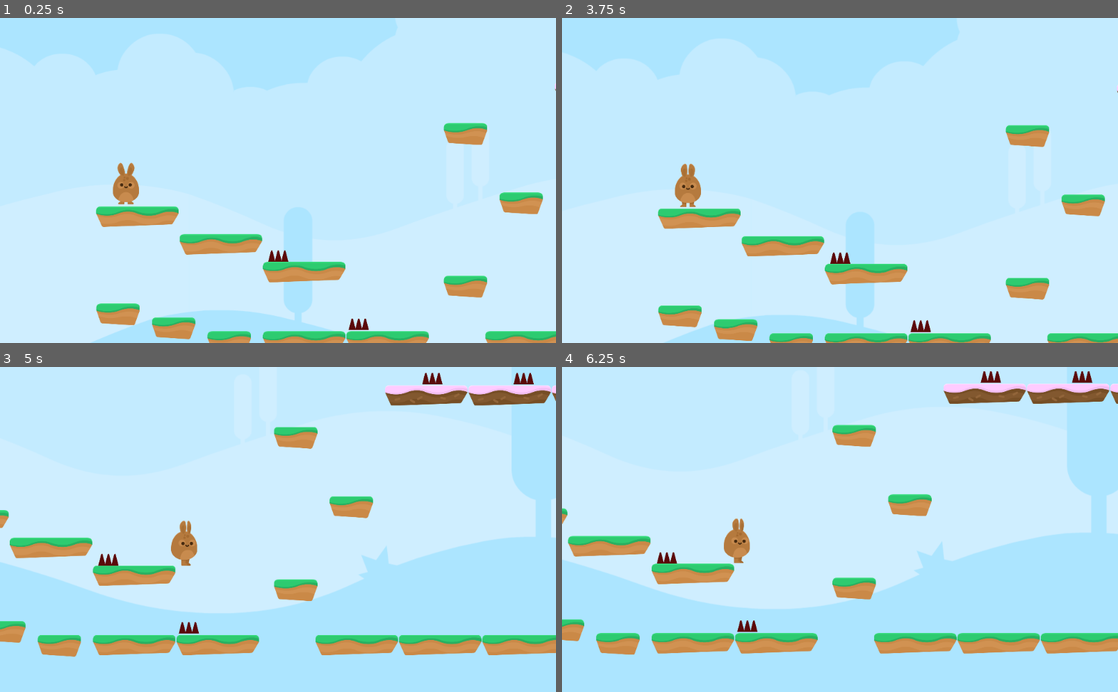
Above: before the commit, frames 1-4 (two rows, left to right).
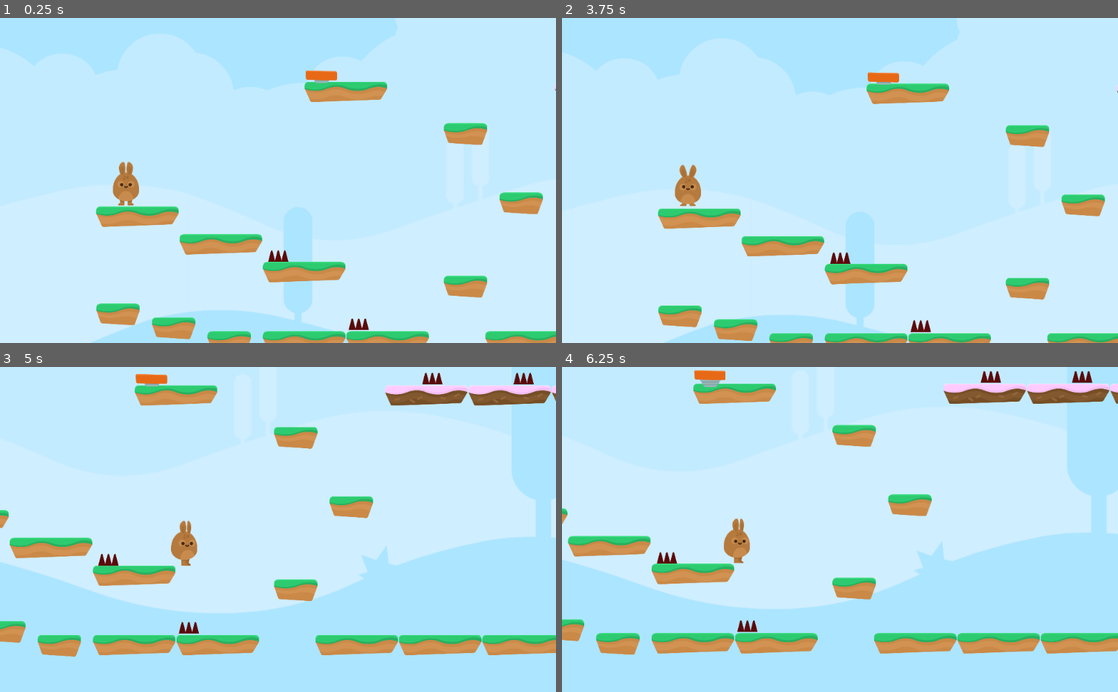
Above: after the commit, the same moments.

Repository: StudlySpud/Godot-Course
Game: Godot game, scene res://Scenes/Levels/Level1.tscn
The game is run twice, just before and just after one commit, with the same random seed, the same clock (stepped at 60 frames per second) and the same inputs.
Inputs (mouse positions are in pixels of both pictures, inside the frame that each line leads up to):
- Up to frame 1 (0.25 s): no input
- Up to frame 2 (3.75 s): hold D (right) 0.53-2.03 s; tap Space (jump) at 0.77, 1.52, 3.02 s; hold A (left) 2.03-2.78 s; hold D (right) 2.78-3.5 s; click (912, 226) at 3.5 s
- Up to frame 3 (5 s): hold D (right) from 4.28 s (still down); tap Space (jump) at 4.52 s
- Up to frame 4 (6.25 s): release D (right) at 5.03 s; hold A (left) 5.03-5.78 s; tap Space (jump) at 5.27 s; hold D (right) from 5.78 s (still down)

The runs differ from the first frame. In frame 1, 1.1% of the frame differs, in the area x 20-70%, y 16-58%; in frame 2, 1.2%, in the area x 20-70%, y 16-59%; in frame 3, 1.0%; in frame 4, 1.0%.

Commit message:
created jump pads, did a bit of level design

Diff:
--- /dev/null
+++ b/Hoppy Days/LevelElements/Items/SpringPad.gd
@@ -0,0 +1,8 @@
+extends Area2D
+
+
+
+func _on_SpringPad_body_entered(body):
+	$AnimationPlayer.play("boost")
+	if body.has_method("boost"):
+		body.boost()
--- /dev/null
+++ b/Hoppy Days/LevelElements/Items/SpringPad.tscn
@@ -0,0 +1,56 @@
+[gd_scene load_steps=8 format=2]
+
+[ext_resource path="res://LevelElements/Items/SpringPad.gd" type="Script" id=1]
+[ext_resource path="res://GFX/Items/spring.png" type="Texture" id=2]
+[ext_resource path="res://GFX/Items/spring_in.png" type="Texture" id=3]
+[ext_resource path="res://GFX/Items/spring_out.png" type="Texture" id=4]
+
+[sub_resource type="SpriteFrames" id=1]
+animations = [ {
+"frames": [ ExtResource( 2 ), ExtResource( 3 ) ],
+"loop": true,
+"name": "default",
+"speed": 2.0
+}, {
+"frames": [ ExtResource( 3 ), ExtResource( 4 ) ],
+"loop": false,
+"name": "boost",
+"speed": 5.0
+} ]
+
+[sub_resource type="RectangleShape2D" id=2]
+extents = Vector2( 71.6348, 37.708 )
+
+[sub_resource type="Animation" id=3]
+resource_name = "boost"
+length = 2.0
+tracks/0/type = "value"
+tracks/0/path = NodePath("AnimatedSprite:animation")
+tracks/0/interp = 1
+tracks/0/loop_wrap = true
+tracks/0/imported = false
+tracks/0/enabled = true
+tracks/0/keys = {
+"times": PoolRealArray( 0, 1, 1.1 ),
+"transitions": PoolRealArray( 1, 1, 1 ),
+"update": 1,
+"values": [ "boost", "boost", "default" ]
+}
+
+[node name="SpringPad" type="Area2D"]
+collision_layer = 8
+script = ExtResource( 1 )
+
+[node name="AnimatedSprite" type="AnimatedSprite" parent="."]
+position = Vector2( -0.418121, 0 )
+frames = SubResource( 1 )
+frame = 1
+playing = true
+
+[node name="CollisionShape2D" type="CollisionShape2D" parent="."]
+position = Vector2( 1.05409, 1.05408 )
+shape = SubResource( 2 )
+
+[node name="AnimationPlayer" type="AnimationPlayer" parent="."]
+anims/boost = SubResource( 3 )
+[connection signal="body_entered" from="." to="." method="_on_SpringPad_body_entered"]
--- a/Hoppy Days/Player/Player.gd
+++ b/Hoppy Days/Player/Player.gd
@@ -5,6 +5,7 @@
 const GRAVITY = 150
 const UP = Vector2(0,-1)
 const JUMP_SPEED = 2750
+const BOOST_MULTIPLIER = 1.6
 
 #When the player falls down to this Y absolute position, he is detected as fallen off the map
 const WORLD_MAX_FALL_LIMIT = 4000
@@ -60,3 +61,9 @@
 	lives -=1
 	if lives < 0:
 		end_game()
+
+func boost():
+	position.y-=GRAVITY
+	yield(get_tree(), "idle_frame")
+	motion.y =- (JUMP_SPEED*BOOST_MULTIPLIER)
+	$JumpSFX.play()
--- a/Hoppy Days/Player/Player.tscn
+++ b/Hoppy Days/Player/Player.tscn
@@ -15,7 +15,7 @@
 
 [node name="Player" type="KinematicBody2D"]
 position = Vector2( 506.28, 294.28 )
-collision_mask = 6
+collision_mask = 14
 script = ExtResource( 1 )
 __meta__ = {
 "_edit_group_": true
@@ -23,7 +23,6 @@
 
 [node name="PlayerAnimation" parent="." instance=ExtResource( 2 )]
 animation = "idle"
-frame = 1
 
 [node name="CollisionShape2D" type="CollisionShape2D" parent="."]
 shape = SubResource( 1 )
--- a/Hoppy Days/Scenes/Levels/GameOver.tscn
+++ b/Hoppy Days/Scenes/Levels/GameOver.tscn
@@ -73,6 +73,6 @@
 
 [node name="BGM" type="AudioStreamPlayer" parent="."]
 stream = ExtResource( 6 )
-volume_db = -10.0
+volume_db = -15.0
 autoplay = true
 [connection signal="pressed" from="CenterContainer/VBoxContainer/HBoxContainer/RestartButton" to="." method="_on_RestartButton_pressed"]
--- a/Hoppy Days/Scenes/Levels/Level1.tscn
+++ b/Hoppy Days/Scenes/Levels/Level1.tscn
@@ -1,9 +1,10 @@
-[gd_scene load_steps=5 format=2]
+[gd_scene load_steps=6 format=2]
 
 [ext_resource path="res://Player/Player.tscn" type="PackedScene" id=1]
 [ext_resource path="res://Scenes/Levels/Tileset.tres" type="TileSet" id=2]
 [ext_resource path="res://LevelElements/Hazards/SpikeTop.tscn" type="PackedScene" id=3]
-[ext_resource path="res://SFX/Summer_Park.ogg" type="AudioStream" id=4]
+[ext_resource path="res://LevelElements/Items/SpringPad.tscn" type="PackedScene" id=4]
+[ext_resource path="res://SFX/Summer_Park.ogg" type="AudioStream" id=5]
 
 [node name="Level1" type="Node2D"]
 
@@ -14,10 +15,9 @@
 tile_set = ExtResource( 2 )
 collision_layer = 2
 format = 1
-tile_data = PoolIntArray( -393191, 0, 0, -393185, 0, 0, -393179, 0, 0, -393173, 0, 0, -393162, 0, 0, -327572, 0, 0, -262067, 0, 0, -262024, 1, 0, -196591, 3, 0, -196516, 0, 0, -65476, 0, 0, 104, 1, 0, 65610, 1, 0, 131093, 3, 0, 262136, 2, 0, 196731, 0, 0, 196737, 0, 0, 196743, 0, 0, 196749, 0, 0, 262225, 0, 0, 393214, 2, 0, 327797, 1, 0, 458756, 2, 0, 458820, 0, 0, 458844, 1, 0, 458845, 1, 0, 458863, 1, 0, 524305, 3, 0, 589926, 0, 0, 720888, 3, 0, 786428, 3, 0, 786432, …(226 unchanged characters)…
+tile_data = PoolIntArray( -1179654, 2, 0, -1245184, 2, 0, -1179581, 0, 0, -1179561, 0, 0, -1114039, 1, 0, -1114029, 1, 0, -1048481, 1, 0, -917403, 1, 0, -786327, 0, 0, -786321, 0, 0, -393209, 2, 0, -393191, 0, 0, -393185, 0, 0, -393179, 0, 0, -393173, 0, 0, -393162, 0, 0, -327572, 0, 0, -262067, 0, 0, -262024, 1, 0, -196591, 3, 0, -196516, 0, 0, -65476, 0, 0, 104, 1, 0, 65610, 1, 0, 131093, 3, 0, 262136, 2, 0, 196686, 0, 0, 196731, 0, 0, 196737, 0, 0, 196743, 0, 0, 196749, 0, 0, 393214, 2, 0, 327765, 0, 0, 327797, 1, 0, 458756, 2, 0, 458820, 0, 0, 458844, 1, 0, 458845, 1, 0, 458850, 0, 0, 458856, 0, 0, 458863, 1, 0, 524305, 3, 0, 720888, 3, 0, 786428, 3, 0, 786432, …(226 unchanged characters)…
 
 [node name="Hazards" type="Node" parent="."]
-editor/display_folded = true
 
 [node name="SpikeTop" parent="Hazards" instance=ExtResource( 3 )]
 position = Vector2( 326.623, 421.357 )
@@ -38,7 +38,10 @@
 position = Vector2( 2668, -415.163 )
 
 [node name="SpikeTop7" parent="Hazards" instance=ExtResource( 3 )]
-position = Vector2( 5124.36, -289.323 )
+position = Vector2( 4958.92, -282.848 )
+
+[node name="SpikeTop11" parent="Hazards" instance=ExtResource( 3 )]
+position = Vector2( 5279.1, -284.206 )
 
 [node name="SpikeTop8" parent="Hazards" instance=ExtResource( 3 )]
 position = Vector2( 6091.04, -220.683 )
@@ -49,7 +52,18 @@
 [node name="SpikeTop10" parent="Hazards" instance=ExtResource( 3 )]
 position = Vector2( 8070.17, 162.558 )
 
+[node name="Items" type="Node" parent="."]
+
+[node name="SpringPad" parent="Items" instance=ExtResource( 4 )]
+position = Vector2( 524.592, -407.571 )
+
+[node name="SpringPad2" parent="Items" instance=ExtResource( 4 )]
+position = Vector2( 4549.9, 413.146 )
+
+[node name="SpringPad3" parent="Items" instance=ExtResource( 4 )]
+position = Vector2( 5117.57, -290.514 )
+
 [node name="BGM" type="AudioStreamPlayer" parent="."]
-stream = ExtResource( 4 )
+stream = ExtResource( 5 )
 volume_db = -15.0
 autoplay = true
--- a/Hoppy Days/project.godot
+++ b/Hoppy Days/project.godot
@@ -43,6 +43,7 @@
 2d_physics/layer_1="Player"
 2d_physics/layer_2="Terrain"
 2d_physics/layer_3="Hazards"
+2d_physics/layer_4="Items"
 
 [rendering]
 
